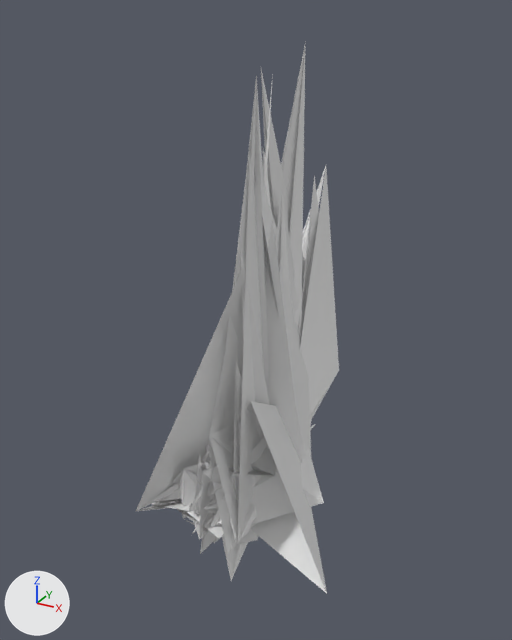
Before and after pictures for a commit that changed the OBJ model extracted_meshes/Hero015_2DABDF3E_v2.obj.
Both versions are drawn from a camera (50 mm lens) standing at (312.0, -591.0, 527.0) and looking at (-7.0, -12.0, 238.0). Every picture has the same lights, and +X, +Y and +Z are marked at lower left. The picture after the commit comes second. Where no turn or scale is listed for an object, it has been applied to the vertices. Vertices at exactly the same position are counted once.

The first picture shows 'Hero015_2DABDF3E_v2'.
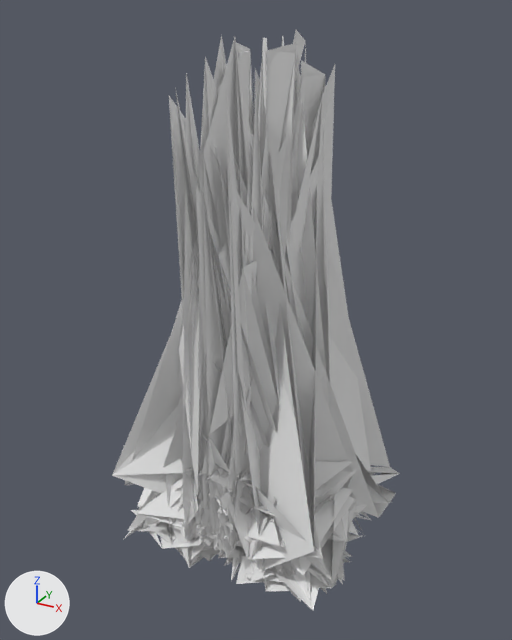
Location of each change, [x1, y1, x2, y2] in pixels of the pictures (512 x 640 px):
'Hero015_2DABDF3E_v2', reshaped (42% wider)
    before: [136, 41, 339, 593]
    after: [112, 30, 400, 610]
part 1 of me_hero015_2dabdf3e_v2, added (mostly hidden)
    after: [254, 69, 260, 124]
part 2 of me_hero015_2dabdf3e_v2, built on (mostly hidden before)
    before: [152, 396, 311, 514]
    after: [112, 30, 400, 610]

The change, as a list of edits to the scene's bpy script:
```text
Change me_hero015_2dabdf3e_v2:
    used by ob_hero015_2dabdf3e_v2; location = (0.0, 0.0, 0.0)
    remove me_hero015_2dabdf3e_v2.from_pydata(...)  # 368 vertices, 422 faces; spans x -125.0..116.0, y -128.0..126.0, z -2.0..499.0
    add me_hero015_2dabdf3e_v2.from_pydata(...)  # 4359 vertices, 6706 faces; spans x -128.0..128.0, y -128.0..128.0, z -2.0..510.0
    me_hero015_2dabdf3e_v2 part 1: a new loose piece of 53 vertices spanning x -7.0..7.0, y -31.0..-8.0, z 41.0..481.0
    me_hero015_2dabdf3e_v2 part 2: 15 vertices removed from x -15.0..32.0, y -104.0..-10.0, z 33.0..116.0; 3953 vertices added at x -128.0..128.0, y -128.0..128.0, z -2.0..510.0
```
